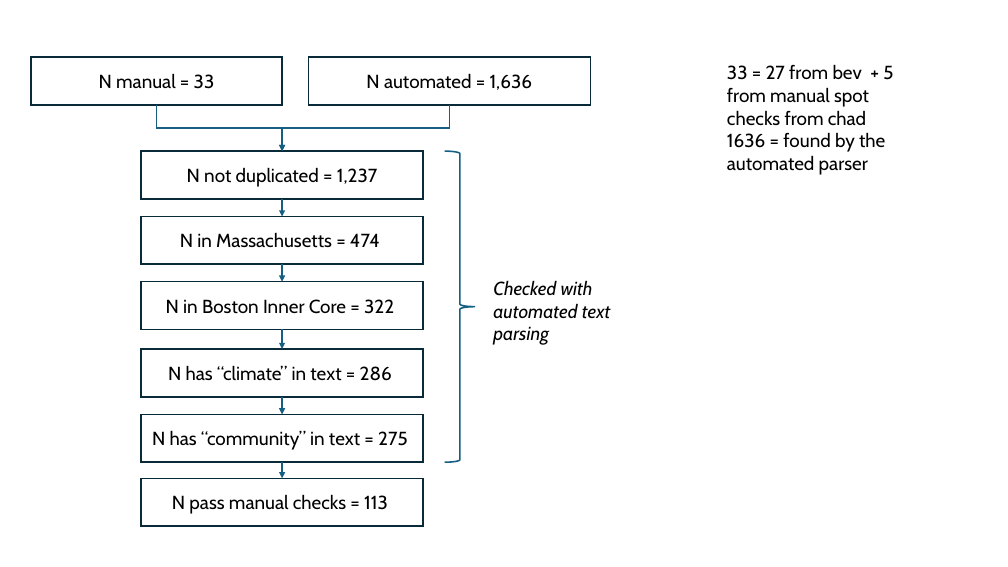
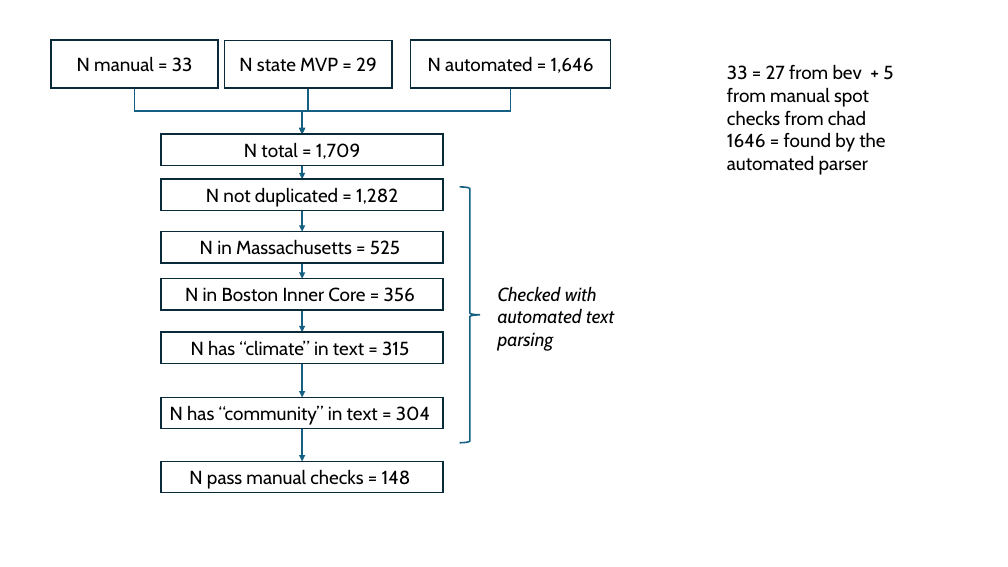
Before and after one commit to cmilando/acresNLP, a slide deck: slide 2 of flowchart.pptx. Drawn at 1008x567 pixels with LibreOffice and Linux fonts; fonts in the diff are those of the drawing. Boxes give left, top, right and bottom in pixels: in the first picture for what was removed or moved away, otherwise in the second. Text is boxed around its words. In the diff, an @@ line names an element or a change of style, - is before the commit and + after.

```diff
--- a/flowchart.pptx
+++ b/flowchart.pptx
@@ rectangle "N manual = 33": place and size @@
-rectangle "N manual = 33" at [31,57,282,105]
+rectangle "N manual = 33" at [51,40,218,88]
@@ rectangle "N automated = 1,646": place and size @@
-rectangle "N automated = 1,646" at [309,57,591,105]
+rectangle "N automated = 1,646" at [411,40,611,88]
@@ text in rectangle at [428,56,594,73]: text changed @@
-N automated = 1,636
+N automated = 1,646
@@ elbow arrow moved from (157, 105) - (282, 151) to (135, 88) - (302, 134) @@
@@ elbow arrow moved from (449, 105) - (282, 151) to (510, 88) - (302, 134) @@
@@ rectangle "N total = 1,709": place and size @@
-rectangle "N total = 1,709" at [141,151,423,199]
+rectangle "N total = 1,709" at [161,134,443,165]
@@ text in rectangle at [244,142,360,159]: text changed @@
-N not duplicated = 1,237
+N total = 1,709
@@ text at [727,132,885,175]: text changed @@
-1636 = found by the automated parser
+1646 = found by the automated parser
@@ arrow moved from (282, 199) - (282, 216) to (302, 166) - (302, 179) @@
@@ right brace: place and size @@
-right brace at [445,151,475,463]
+right brace at [460,187,480,443]
@@ rectangle "N in Massachusetts = 525": place and size @@
-rectangle "N in Massachusetts = 525" at [141,216,423,264]
+rectangle "N in Massachusetts = 525" at [161,231,443,262]
@@ text in rectangle at [200,239,400,255]: text changed @@
-N in Massachusetts = 474
+N in Massachusetts = 525
@@ group added at [161,40,443,231]: 2 rectangles, 1 elbow arrow, 1 arrow @@
+N state MVP = 29
+N not duplicated = 1,282
@@ arrow moved from (282, 265) - (282, 282) to (302, 263) - (302, 278) @@
@@ rectangle "N in Boston Inner Core ...": place and size @@
-rectangle "N in Boston Inner Core ..." at [141,282,423,330]
+rectangle "N in Boston Inner Core ..." at [161,278,443,309]
@@ text in rectangle at [185,287,415,302]: text changed @@
-N in Boston Inner Core = 322
+N in Boston Inner Core = 356
@@ text "Checked with automated text parsing": place and size @@
-text "Checked with automated text parsing" at [493,280,610,345]
+text "Checked with automated text parsing" at [498,286,614,351]
@@ arrow moved from (282, 330) - (282, 349) to (302, 310) - (302, 332) @@
@@ rectangle "N has “climate” in text ...": place and size @@
-rectangle "N has “climate” in text ..." at [141,349,423,397]
+rectangle "N has “climate” in text ..." at [161,332,443,363]
@@ text in rectangle at [191,340,409,356]: text changed @@
-N has “climate” in text = 286
+N has “climate” in text = 315
@@ arrow moved from (282, 397) - (282, 414) to (302, 364) - (302, 398) @@
@@ rectangle "N has “community” in text ...": place and size @@
-rectangle "N has “community” in text ..." at [141,414,423,462]
+rectangle "N has “community” in text ..." at [161,398,443,429]
@@ text in rectangle at [170,405,430,425]: text changed @@
-N has “community” in text = 275
+N has “community” in text = 304
@@ arrow moved from (282, 462) - (282, 479) to (302, 429) - (302, 461) @@
@@ rectangle "N pass manual checks = ...": place and size @@
-rectangle "N pass manual checks = ..." at [141,479,423,526]
+rectangle "N pass manual checks = ..." at [161,461,443,492]
@@ text in rectangle at [189,469,411,489]: text changed @@
-N pass manual checks = 113
+N pass manual checks = 148
```
Also in this commit, not shown: 55 other files.
